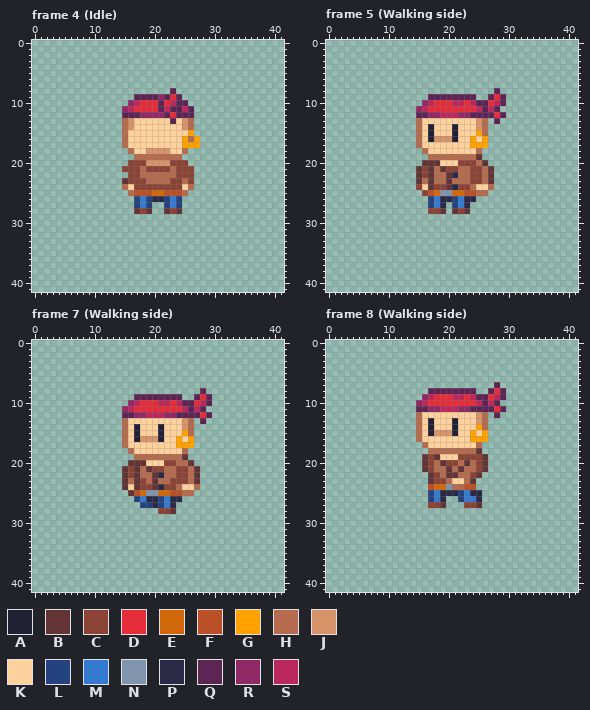
One commit to this pixel-art file: Player/Sprites/main-character_sword_animation_v11.aseprite. This is how it looked before the edit.
42x42 pixels, 70 frames. Shown: frame 4 (Idle), frame 5 (Walking side), frame 7 (Walking side), frame 8 (Walking side). The commit also changed other frames, which this record leaves out.
Visible layers, top first: "Layer 6", "Layer 1", "Layer 8".
Palette (. is transparent): A #222034  B #623436  C #8b4335  D #e42d38  E #d1690a  F #b95027  G #ffa200  H #b56c4e  J #d7936a  K #ffd19d  L #23427e  M #347ad0  N #8194ae  P #2a2a47  Q #5c2553  R #902a66  S #ba285c
Pixels before, frame 4 (Idle), first column x 15:
 8 ........Q....
 9 ..QQQQRQDQ...
10 .RSDDDQDSQQ..
11 RSDDDDQSQQSQ.
12 QQQRRRRQDQQQ.
13 HJKKKKKKQKJH.
14 HJKKKKKKKKJH.
15 HKKKKKKKKKKG.
16 HKKKKKKKKKGHG
17 HKKKKKKKKKGGG
18 .HKKJJJJKKH..
19 ..HHHHHHHH...
20 .CCCJJJJCCC..
21 CCCHCCCCHCCC.
22 .CCHHHHHHCCC.
23 BCCCHHHHCCHC.
24 HKCCCCCCCCKH.
25 .HFFFEEFFFH..
26 ..LMLPPLML...
27 ..LML..LML...
28 ..BCB..BCB...
Pixels before, frame 5 (Walking side), first column x 15:
 8 .............Q.
 9 ..QQQQQQQQ..QDQ
10 .RSDDDSSDSQQDSQ
11 RSDDDDDDDDSQSQ.
12 QQRRSSSRRQQQQDQ
13 HKKKKKKKKKJH.Q.
14 HKAKKKAKKKJH...
15 HKAKKKAKKKGH...
16 HKAJJJAKKGKG...
17 HKKKKKKKKGGG...
18 .HKKKKKKKKH....
19 ..HHHHHHHHB....
20 .BBBKKKCCCHB...
21 BCBHBCCHHCCHB..
22 BCBHHBPHHCCHB..
23 BHBHHBHHHCCHB..
24 CKBCCBPCCHKKH..
25 .CFENNEEFFHH...
26 ..LMPPLMPP.....
27 ..LMP.LMP......
28 ..CCB.BCB......
Pixels before, frame 7 (Walking side), first column x 15:
 8 .............Q.
 9 ..QQQQQQQQ..QDQ
10 .RSDDDSSDSQQDSQ
11 RSDDDDDDDDSQSQ.
12 QQRRSSSRRQQQQDQ
13 HKKKKKKKKKJH.Q.
14 HKAKKKAKKKJH...
15 HKAKKKAKKKGH...
16 HKAJJJAKKGKG...
17 HKKKKKKKKGGG...
18 .HKKKKKKKKH....
19 ..HHHHHHHHB....
20 .BBBKKKCCHHB...
21 BCBHBCCHHCCHB..
22 BCBHHBPHHCCHB..
23 BHBCHBHHCCCHB..
24 BKBCCBPCCHKKH..
25 .BFENNEEFFHH...
26 ..LMPPLMPP.....
27 ...LLPLMP......
28 ......CCB......
Pixels before, frame 8 (Walking side), first column x 15:
 7 .............Q.
 8 ..QQQQQQQQ..QDQ
 9 .RSDDDSSDSQQDSQ
10 RSDDDDDDDDSQSQ.
11 QQRRSSSRRQQQQDQ
12 HKKKKKKKKKJH.Q.
13 HKAKKKAKKKJH...
14 HKAKKKAKKKGH...
15 HKAJJJAKKGKG...
16 HKKKKKKKKGGG...
17 .HKKKKKKKKH....
18 ..HHHHHHHHB....
19 .BCBKKKCCCCB...
20 .BCHBCCHBHCB...
21 .BCHHBHBHHCB...
22 ..BCHBBHHCB....
23 ..BCCHKKHB.....
24 ..FEENHHFF.....
25 ..LMPPPLMPP....
26 ..LMP..LMMP....
27 ..CCB...CCB....
After the commit:
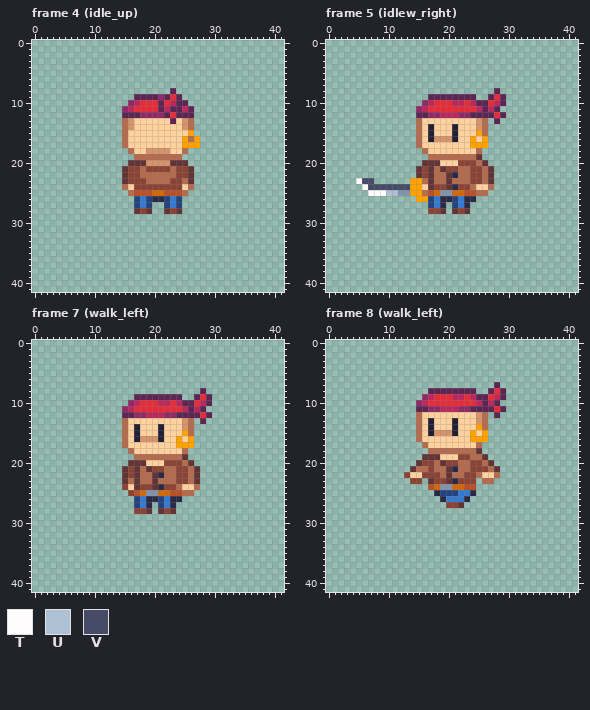
Colours new in this view: T #fffcfd  U #aec0d4  V #464b67
From the commit log: Animations configured via AsepriteWizard
Difference:
layer "Flattened" added
layer "Layer 1" removed
Frame 4 (idle_up), layer "Flattened":
y 20: x 16..18 CCC -> BBB; x 23..25 CCC -> BBB
y 21: x 15 C -> B; x 26 C -> B
y 22: x 15 . -> B; x 26 C -> B
y 23: x 26 C -> B
Frame 5 (idlew_right), layer "Flattened":
y 23: x 5..7 ... -> TVV; x 14..15 .B -> GG
y 24: x 6..15 .........C -> TVVVVVVVGG
y 25: x 7..16 .........C -> TTTUUNNGGH
y 26: x 15..16 .. -> GG
Frame 7 (walk_left):
y 20: x 24 H -> C
y 23: x 18 C -> H; x 23 C -> H
y 24: x 15 B -> C
y 25: x 16 B -> C
y 27: x 17..20 .LLP -> LMP.
y 28: x 17..19 ... -> CCB; x 21 C -> B
Frame 8 (walk_left):
y 19: x 17 C -> B; x 24..25 CC -> HH
y 20: x 15..16 .B -> BC; x 23..24 BH -> HC; x 26..27 B. -> HB
y 21: x 14..16 ..B -> BHH; x 21..22 HB -> PH; x 24 H -> C; x 26..28 B.. -> CHB
y 22: x 13..17 ....B -> CKKCC; x 21 B -> H; x 23 H -> C; x 25..28 B... -> HKKH
y 23: x 14..15 .. -> CC; x 20..24 HKKHB -> BPCCC; x 26..27 .. -> HH
y 24: x 19 E -> N; x 21..22 HH -> EE
y 25: x 17..22 LMPPPL -> .PLLLM; x 25 P -> .
y 26: x 17..18 LM -> ..; x 20..25 ..LMMP -> MMMP..
y 27: x 17..25 CCB...CCB -> ...CCB...
Where, in picture pixels (left, top, right, bottom), the same in both pictures:
changed: (122, 160, 194, 184)
changed: (356, 178, 428, 202)
changed: (122, 460, 182, 514)
changed: (404, 454, 500, 508)
